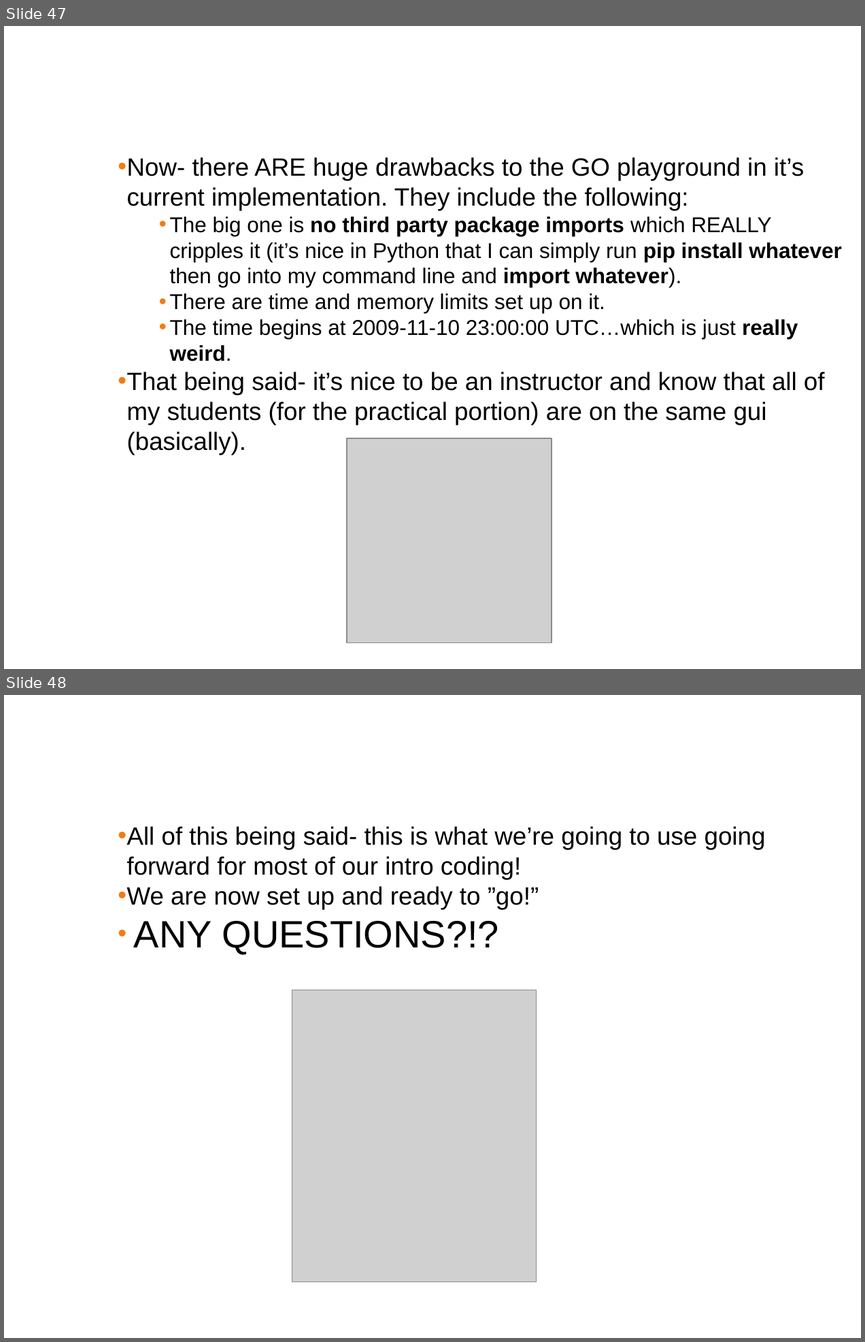
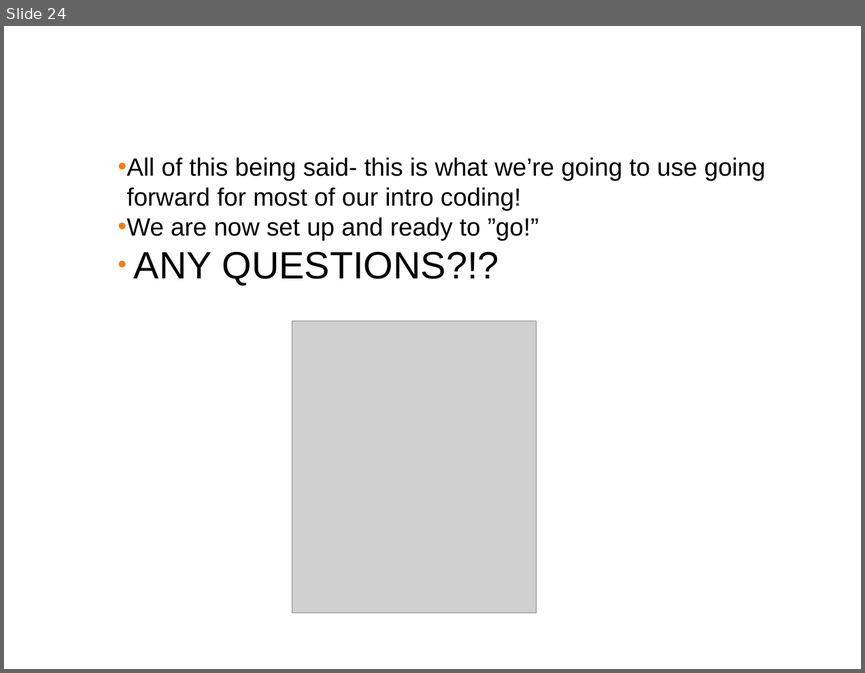
Before and after one commit to ferninphilly/golang_vmware, a slide deck: Module_Two/presentations/module_2_presentation.pptx. Shown one above the other, each under a label of ours: slides 47 and 48 before the commit, slide 24 after it. The pictures are 865x1342 and 865x673 pixels, drawn with LibreOffice and Linux fonts; fonts in the diff are those of the drawing; grey boxes stand for pictures; background and template pictures are left out. Boxes give left, top, right and bottom in pixels: in the first picture for what was removed or moved away, otherwise in the second. Text is boxed around its words. In the diff, an @@ line names an element or a change of style, - is before the commit and + after.

```diff
--- a/Module_Two/presentations/module_2_presentation.pptx
+++ b/Module_Two/presentations/module_2_presentation.pptx
@@ slide 47 removed at box(4, 26, 861, 669), background #FFFFFF @@
@@ title removed at box(11, 40, 853, 103) @@
-Golang Playground
@@ text removed at box(118, 157, 841, 454) @@
-    • Now- there ARE huge drawbacks to the GO playground in it’s current implementation. They include the following:
-      • The big one is no third party package imports which REALLY cripples it (it’s nice in Python that I can simply run pip install whatever then go into my command line and import whatever).
-      • There are time and memory limits set up on it.
-      • The time begins at 2009-11-10 23:00:00 UTC…which is just really weird.
-    • That being said- it’s nice to be an instructor and know that all of my students (for the practical portion) are on the same gui (basically).
@@ picture removed at box(347, 438, 551, 643) @@
@@ what was slide 48 is now slide 24 @@
```
Also in this commit, not shown: 2 slides changed, 13 slides added, 36 other slides removed, 2 other files.
